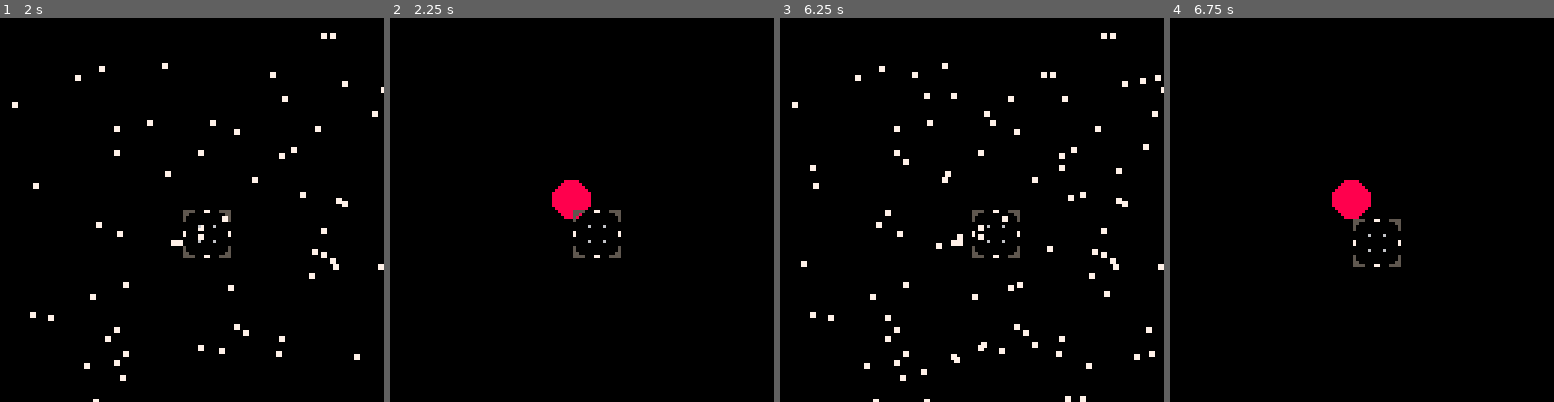
Above: before the commit, frames 1-4 (left to right).
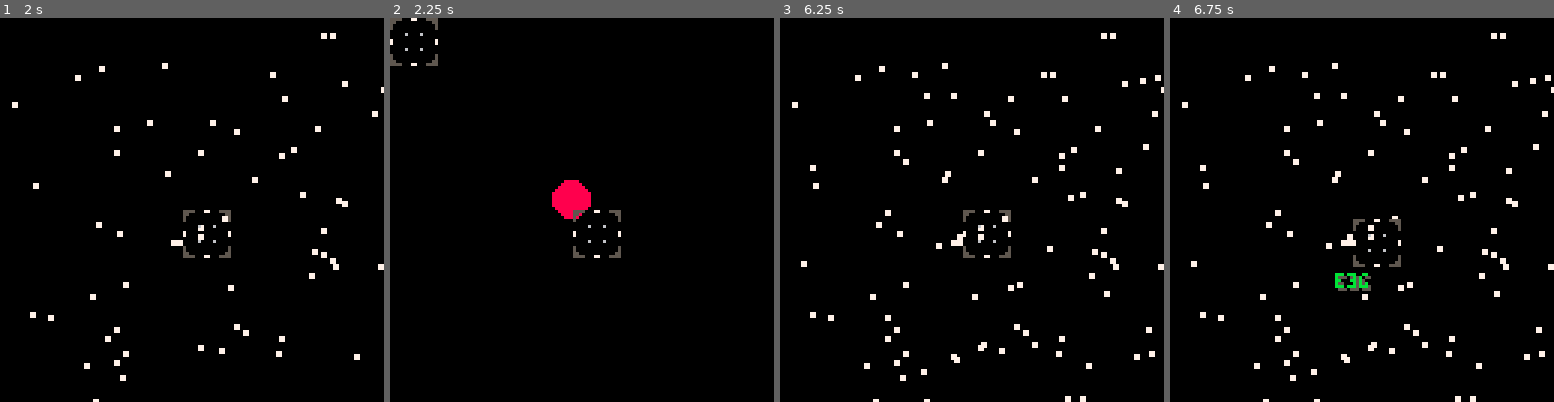
Above: after the commit, the same moments.

Repository: jeffcampbell/Pico-8-Games
Game: PICO-8 cartridge fermi/fermi.p8
The game is run twice, just before and just after one commit, with the same random seed, the same clock (stepped at 60 frames per second) and the same inputs.
Inputs:
- Up to frame 1 (2 s): tap O (Z key) at 0.33, 0.7, 1.43 s; tap X (X key) at 1.07 s; hold Left from 1.97 s (still down)
- Up to frame 2 (2.25 s): keep holding Left; tap X (X key) at 2.07 s; tap O (Z key) at 2.22 s
- Up to frame 3 (6.25 s): release Left at 2.37 s; tap X (X key) every 0.33 s from 2.4 to 6.07 s; hold Down 2.42-2.82 s; hold Right 2.87-3.53 s; tap O (Z key) every 0.88 s from 3.1 to 5.75 s; hold Up 3.58-4.08 s; hold Right 4.13-4.53 s; hold Down 4.58-5.08 s; hold Left 5.13-5.8 s; hold Up 5.85-6.18 s; hold Left from 6.23 s (still down)
- Up to frame 4 (6.75 s): tap X (X key) at 6.4, 6.73 s; release Left at 6.63 s; tap O (Z key) at 6.63 s; hold Down from 6.68 s (still down)

Frame 1 is identical in both runs. In frame 2, 0.3% of the frame differs, in the area x 0-13%, y 0-13%; in frame 3, 0.5%; in frame 4, 3.3%, in the area x 3-100%, y 3-100%.

Commit message:
commit before i experiment

Diff:
--- a/fermi/fermi.p8
+++ b/fermi/fermi.p8
@@ -4,6 +4,7 @@
 function _init()
 zoomstate=0
 zoomdetails={}
+rndpos=flr(rnd(128))
 add(scopes,scopeconstruct(64,64))
 end
 
@@ -52,14 +53,14 @@
 return o
 end
 
-systemconstruct=function(x,y,system,h,nh,starcolor)
+systemconstruct=function(x,y,system,h,uh,starcolor)
 local o={}
 
 --star position
 o.pos={x=x,y=y}
 
 --number of planets
-o.planets={habitable=h,nonhabitable=nh}
+o.planets={habitable=h,unhabitable=uh}
 
 --system designation
 o.system=system
@@ -90,7 +91,7 @@
 
 o.drawname=function(o)
  if (o.state==1) then
-  local name=(o.system .. "s" .. o.planets.habitable .. "e" .. o.planets.nonhabitable .. "g")
+  local name=(o.system .. "s" .. o.planets.habitable .. "e" .. o.planets.unhabitable .. "g")
   print(sub(name,o.namecount),o.pos.x-7,o.pos.y+17,5)
   print(sub(name,o.namecount),o.pos.x-8,o.pos.y+16,o.namecolor)
    if (o.namecount>0) then
@@ -101,8 +102,76 @@
  end
 end
 
-o.planetdraw=function(o)
+o.planetmap=function(o)
   local hxy={x={0,16,32},y={32}}
+
+  o.planetdetails={
+  habitable={
+   name={},
+   sx={},
+   sy={},
+   posx={},
+   posy={}
+   },
+  unhabitable={
+   name={},
+   sx={},
+   sy={},
+   posx={},
+   posy={}
+   }
+  }
+
+if (zoomstate==1) then
+
+for x=1,o.planets.habitable do
+o.planetdetails.habitable.name[x]=x
+o.planetdetails.habitable.sx[x]=0
+o.planetdetails.habitable.sy[x]=32
+o.planetdetails.habitable.posx[x]=rndpos
+o.planetdetails.habitable.posy[x]=rndpos
+end
+
+for x=1,o.planets.unhabitable do
+o.planetdetails.unhabitable.name[x]=x
+o.planetdetails.unhabitable.sx[x]=0
+o.planetdetails.unhabitable.sy[x]=32
+o.planetdetails.unhabitable.posx[x]=rndpos
+o.planetdetails.unhabitable.posy[x]=rndpos
+end
+
+end
+
+end
+
+o.drawplanet=function(o)
+if (zoomstate==1) then
+ if (o.planets.habitable~=nil) then
+   for x=1,o.planets.habitable do
+    sspr(
+    o.planetdetails.habitable.sx[x],
+    o.planetdetails.habitable.sy[x],
+    16,
+    16,
+    o.planetdetails.habitable.posx[x],
+    o.planetdetails.habitable.posy[x]
+    )
+   end
+ end
+ if (o.planets.unhabitable~=nil) then
+   for x=1,o.planets.unhabitable do
+    sspr(
+    o.planetdetails.unhabitable.sx[x],
+    o.planetdetails.unhabitable.sy[x],
+    16,
+    16,
+    o.planetdetails.unhabitable.posx[x],
+    o.planetdetails.unhabitable.posy[x]
+    )
+   end
+ end
+end
+
 end
 
 return o
@@ -149,7 +218,7 @@
 zoomdraw=function()
  circfill(60,60,6,zoomdetails.starcolor)
  foreach(systems, function(o)
-  o.planetdraw(o)
+  o.drawplanet(o)
  end)
 end
 
@@ -159,22 +228,29 @@
   local x=flr(rnd(128))
   local y=flr(rnd(128))
   local habitable=flr(rnd(5))
-  local nonhabitable=flr(rnd(10))
+  local unhabitable=flr(rnd(10))
   local starcolor=flr(rnd(2))+8
   add(systems,systemconstruct(
    x,
    y,
    #systems,
    habitable,
-   nonhabitable,
+   unhabitable,
    starcolor
    ))
   systemcount+=1
  end
 end
 
+systems.update=function()
+ foreach(systems, function(o)
+  o.planetmap(o)
+ end)
+end
+
 function _update()
  systems.create()
+ systems.update()
  scopes.update()
  if (btn(5)) then
   zoomstate=0
